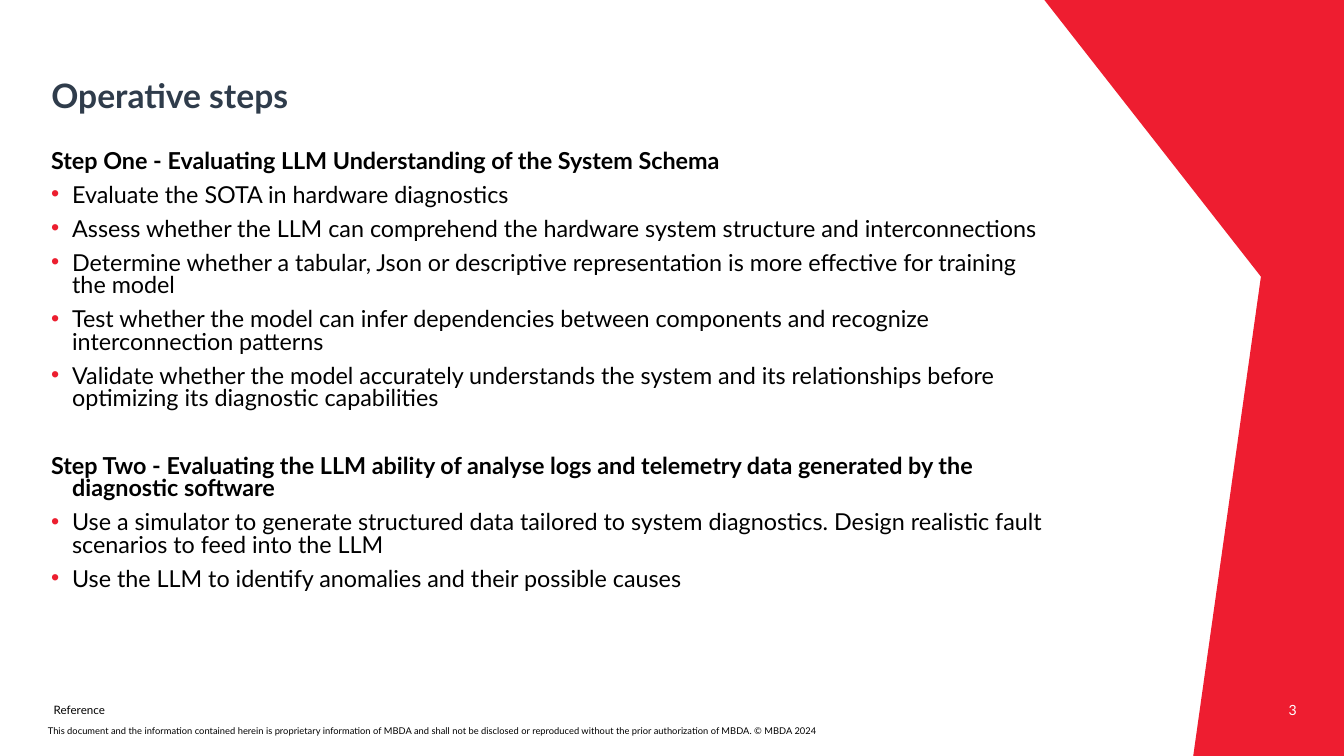
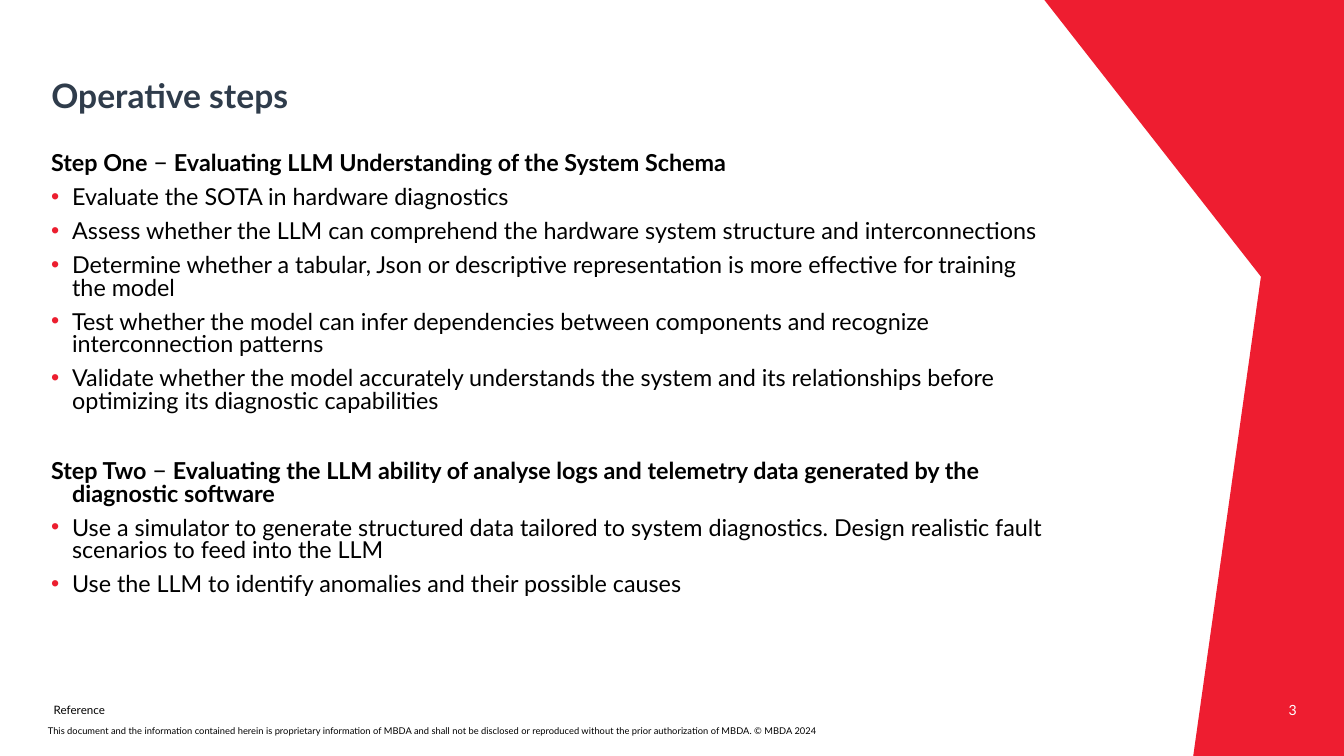
Before and after one commit to Mqtth3w/master-thesis-mbda-unipr, a slide deck: slide 3 of Presentation_Gianvenuti.pptx. Drawn at 1344x756 pixels with LibreOffice and Linux fonts; fonts in the diff are those of the drawing; background and template pictures are left out. Boxes give left, top, right and bottom in pixels: in the first picture for what was removed or moved away, otherwise in the second. Text is boxed around its words. In the diff, an @@ line names an element or a change of style, - is before the commit and + after.

```diff
--- a/Presentation_Gianvenuti.pptx
+++ b/Presentation_Gianvenuti.pptx
@@ text at (51, 153, 726, 176): text changed @@
-Step One - Evaluating LLM Understanding of the System Schema
+Step One – Evaluating LLM Understanding of the System Schema
@@ text at (51, 461, 979, 507): text changed @@
-Step Two - Evaluating the LLM ability of analyse logs and telemetry data generated by the diagnostic software
+Step Two – Evaluating the LLM ability of analyse logs and telemetry data generated by the diagnostic software
```
Also in this commit, not shown: 5 other slides changed, 7 slides added, 1 slide removed, 1 other file.
